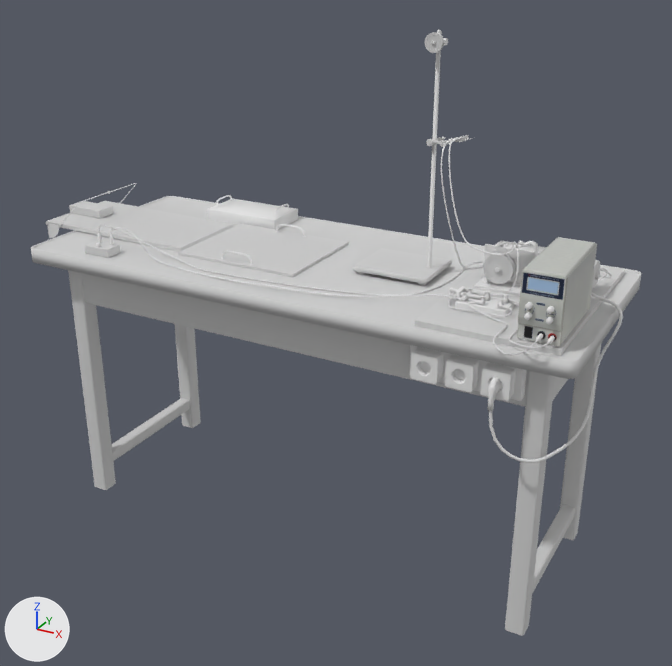
Two versions of the COLLADA model models/ph-mpd-fcm/prod/scene/ph-mpd-fcm.dae, one commit apart.
Camera for both pictures: a 50 mm camera at (19.8, -33.9, 7.8) aimed at (1.3, -0.2, -9.0). Lighting does not change. The marker at lower left points along +X, +Y and +Z. Where no turn or scale is listed for an object, it has been applied to the vertices. Vertices at the same position are counted once.

In view in the first picture: 'BezierCurve', 'BezierCurve_002', 'BezierCurve_003', 'Circle_010', 'Cube_001', 'acWire', 'aktakomPowerSupply', 'aktakomPowerSupplyScreen', 'button', 'kukabasePlate', 'motorWoodenStand', 'slopingSurface', 'slopingSurfaceFixture', 'support', 'tableBottomFrame', 'tableTop', 'tableTopFrame', 'tableTop_007'.
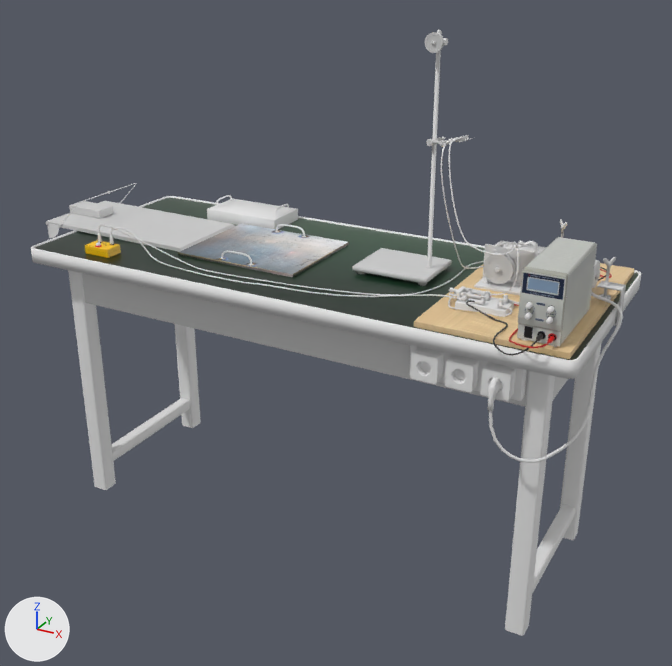
Location of each change, [x1, y1, x2, y2] in pixels of the pictures (672 x 666 px):
'tableTop_007', recoloured: [68, 270, 601, 636] in both
'tableTop', recoloured, surface changed: [35, 198, 639, 360] in both
'tableTopFrame', recoloured (grey to white): [31, 196, 641, 379] in both
'motorWoodenStand', surface changed, reshaped (grey to beige): before [415, 265, 625, 356]; after [414, 263, 635, 359]
'slopingSurfaceFixture', surface changed: [178, 224, 349, 277] in both
'button', surface changed (grey to yellow): [85, 240, 121, 258] in both
'aktakomPowerSupplyScreen', recoloured: [528, 278, 558, 294] in both
'clamp_001', added: after [597, 281, 626, 326]
'BezierCurve_002', recoloured: [466, 300, 538, 356] in both
'clampHandle_001', added: after [599, 257, 616, 300]
'BezierCurve_003', recoloured: [490, 296, 550, 348] in both
'clampHandle_000', added: after [560, 220, 567, 238]
'Circle_010', recoloured: [547, 336, 555, 343] in both
'BezierCurve_001', recoloured: [600, 269, 612, 278] in both
'BezierCurve', recoloured: [598, 267, 608, 281] in both
part 2 of me_cube_005, cut back: [178, 242, 349, 277] in both
part 4 of me_mesh_005, cut back: before [589, 292, 623, 403]; after [588, 292, 623, 405]

Edits to the bpy script that builds the scene:
```text
Change mat_slopingsurfacefixturematerial:
    remove mat_slopingsurfacefixturematerial.base_color = (0.64, 0.64, 0.64)  # light grey #d1d1d1
    add mat_slopingsurfacefixturematerial.texture = img_slopingsurfacefixture_jpg
    mat_slopingsurfacefixturematerial.roughness: 0.44 -> 0.63
Change mat_motorwoodenstandmaterial:
    remove mat_motorwoodenstandmaterial.base_color = (0.64, 0.64, 0.64)  # light grey #d1d1d1
    add mat_motorwoodenstandmaterial.texture = img_motorwoodenstand_jpg
Change mat_aktakompowersupplyscreenmaterial:
    mat_aktakompowersupplyscreenmaterial.base_color: (0.38, 0.558, 0.8) -> (0.238, 0.348, 0.5)  # blue #a6c5e7 -> blue #869fbc
Change mat_buttonmaterial:
    remove mat_buttonmaterial.base_color = (0.64, 0.64, 0.64)  # light grey #d1d1d1
    add mat_buttonmaterial.texture = img_button_jpg
Change me_plane:
    where me_plane.from_pydata(...)  # 40 vertices, 58 faces; spans x -12.6..12.6, y -5.1..5.1, z 0.0
    remove me_plane.materials.append(mat_tabletopmaterial)  # light grey #d1d1d1
    me_plane part 1: texture (UV) coordinates changed
    add me_plane.materials.append(mat_tabletopmaterial_bumpscale_0_025)  # picture img_table_top_green_jpg
Change me_cube_005:
    remove me_cube_005.from_pydata(...)  # 56 vertices, 108 faces; spans x 0.0..6.0, y -2.5..2.5, z 0.0..0.13
    add me_cube_005.from_pydata(...)  # 40 vertices, 66 faces; spans x 0.0..6.0, y -2.5..2.5, z 0.0..0.13
    me_cube_005 part 2
    16 vertices are removed from x 0.0..6.0, y -2.5..2.5, z 0.0..0.01
    66 faces are deleted
    24 new faces join them
Change me_cube_004:
    remove me_cube_004.from_pydata(...)  # 8 vertices, 12 faces; spans x -2.74..2.74, y -4.72..4.72, z -0.11..0.11
    add me_cube_004.from_pydata(...)  # 8 vertices, 10 faces; spans x -2.74..3.09, y -4.81..4.92, z -0.11..0.11
    me_cube_004 part 3: the whole mesh is rebuilt
Change me_circle_025:
    where me_circle_025.from_pydata(...)  # 54 vertices, 72 faces; spans x -0.081..0.081, y -0.414..0.0, z -0.082..0.082
    add me_circle_025.materials.append(mat_redwirematerial)  # white #e7e7e7
Change me_mesh_002:
    where me_mesh_002.from_pydata(...)  # 248 vertices, 480 faces; spans x -2.53..0.41, y -0.07..0.87, z -0.82..0.04
    remove me_mesh_002.materials.append(mat_redwirematerial)  # white #e7e7e7
    add me_mesh_002.materials.append(mat_blackwirematerial)  # light grey #d1d1d1
Change me_mesh_003:
    where me_mesh_003.from_pydata(...)  # 242 vertices, 460 faces; spans x -2.58..0.42, y -0.07..1.43, z -0.77..0.06
    remove me_mesh_003.materials.append(mat_blackwirematerial)  # light grey #d1d1d1
    add me_mesh_003.materials.append(mat_redwirematerial)  # white #e7e7e7
Change me_mesh_006:
    where me_mesh_006.from_pydata(...)  # 158 vertices, 306 faces; spans x -3.41..0.03, y -0.46..2.37, z -0.63..0.05
    add me_mesh_006.materials.append(mat_blackwirematerial)  # light grey #d1d1d1
Change me_mesh_004:
    where me_mesh_004.from_pydata(...)  # 158 vertices, 307 faces; spans x -3.75..0.02, y -0.52..3.6, z -0.36..0.02
    add me_mesh_004.materials.append(mat_redwirematerial)  # white #e7e7e7
Change me_plane_008:
    where me_plane_008.from_pydata(...)  # 80 vertices, 138 faces; spans x -10.1..15.1, y -5.1..5.1, z -0.6..0.1
    remove me_plane_008.materials.append(mat_tabletopmaterial)  # light grey #d1d1d1
Change me_plane_019:
    where me_plane_019.from_pydata(...)  # 192 vertices, 192 faces; spans x -22.5..0.4, y -0.7..7.4, z -4.5..7.9
    remove me_plane_019.materials.append(mat_tabletopmaterial)  # light grey #d1d1d1
Change me_mesh_005:
    remove me_mesh_005.from_pydata(...)  # 392 vertices, 768 faces; spans x -0.06..3.2, y -0.06..5.67, z -2.09..3.2
    add me_mesh_005.from_pydata(...)  # 215 vertices, 418 faces; spans x -0.05..3.2, y -0.05..5.67, z -2.09..3.36
    me_mesh_005 part 4: 4 vertices moved from x 2.62..2.93, y 4.13..5.46, z -0.47..2.76 to x 2.57..3.01, y 4.47..5.48, z 0.03..2.79; 237 vertices removed from x 0.91..3.18, y 3.5..5.67, z -1.29..3.2; 92 vertices added at x 0.94..3.17, y 3.53..5.67, z -1.29..3.36
Add ob_clamphandle_000:
    ob_clamphandle_000 = bpy.data.objects.new('clampHandle_000', me_circle_033)  # 104 vertices, 194 faces; spans x -0.23..0.23, y -0.23..0.23, z -0.34..1.37; in mat_clamphandlematerial (light grey #d1d1d1)
    ob_clamphandle_000.location = (9.76, 4.61, -5.18)
Add ob_clamp_001:
    ob_clamp_001 = bpy.data.objects.new('clamp_001', me_plane_015)  # 44 vertices, 76 faces; spans x -0.23..0.91, y -0.32..0.32, z 0.0..1.58; in mat_clampmaterial (light grey #d1d1d1)
    ob_clamp_001.location = (12.44, 0.77, -6.41)
Add ob_clamphandle_001:
    ob_clamphandle_001 = bpy.data.objects.new('clampHandle_001', me_circle_032)  # 104 vertices, 194 faces; spans x -0.23..0.23, y -0.23..0.23, z -0.34..1.37; in mat_clamphandlematerial (light grey #d1d1d1)
    ob_clamphandle_001.location = (12.67, 0.77, -5.18)
```
